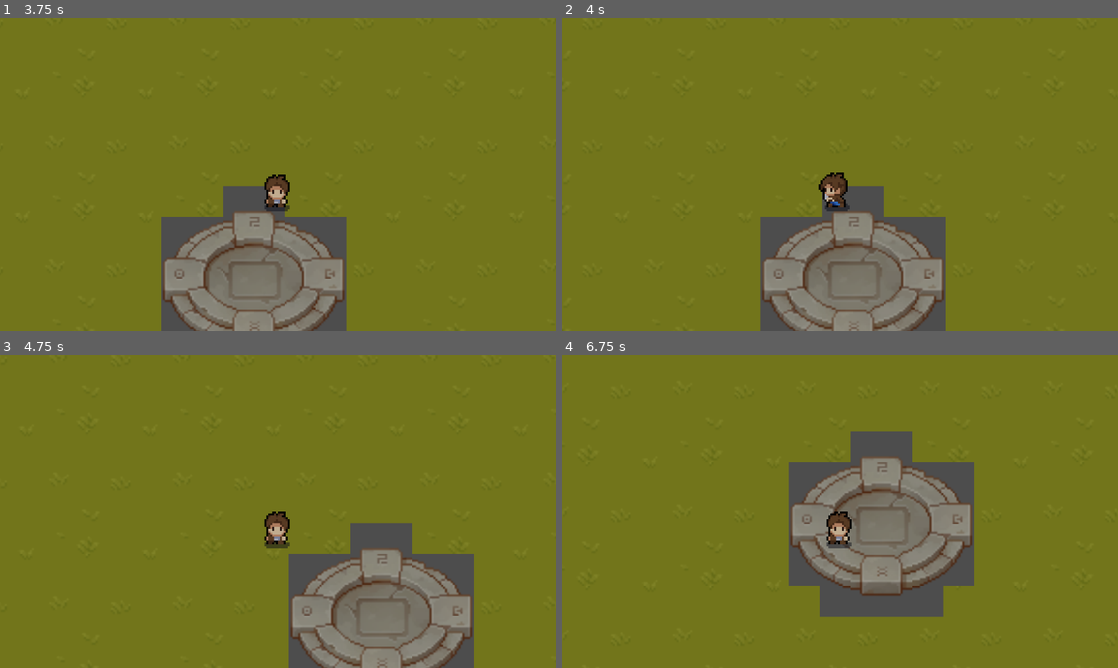
Above: before the commit, frames 1-4 (two rows, left to right).
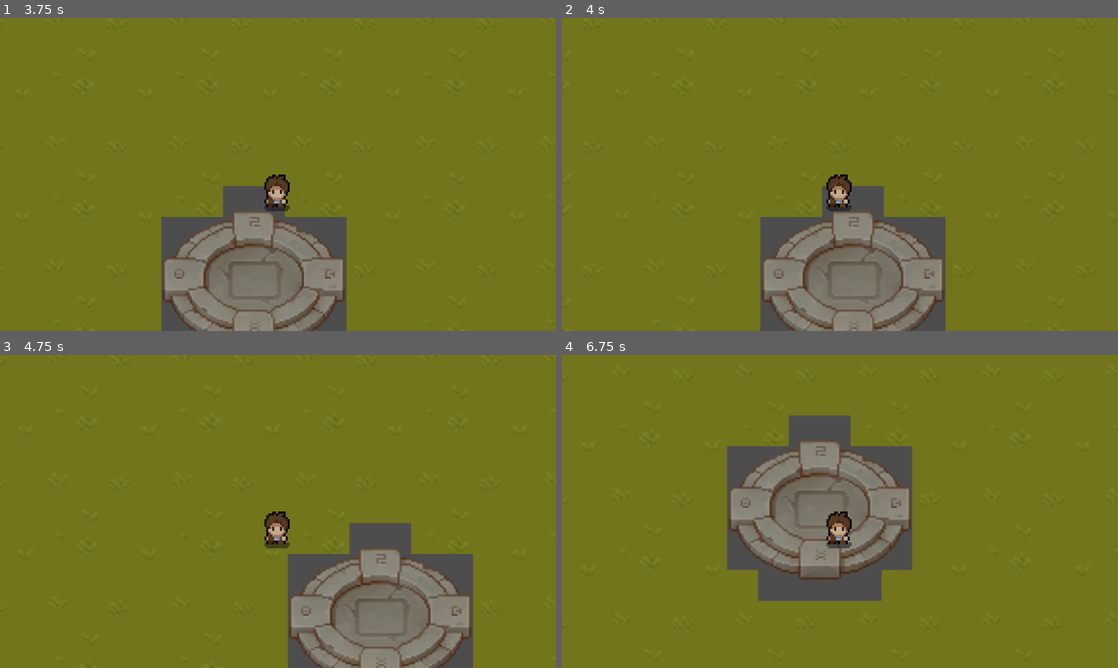
Above: after the commit, the same moments.

Repository: RyanB716/Unawoken
Game: Godot game, scene res://Game Management/GameManager.tscn
Two runs of this game, one before a commit and one after it. Both use one fixed random seed, a clock stepped at 60 frames per second and the inputs below.
Inputs (mouse positions are in pixels of both pictures, inside the frame that each line leads up to):
- Up to frame 1 (3.75 s): tap Enter at 0.5 s; move the mouse to (400, 158) at 0.52 s; hold D (Run_Right) 0.53-1.28 s; click (400, 158) at 0.6 s; move the mouse to (166, 190) at 1.27 s; hold S (Run_Down) 1.28-2.03 s; click (166, 190) at 1.35 s; move the mouse to (333, 105) at 2.02 s; hold D (Run_Right) 2.03-2.78 s; click (333, 105) at 2.1 s; move the mouse to (250, 237) at 2.77 s; hold W (Run_Up) 2.78-3.53 s; click (250, 237) at 2.85 s; move the mouse to (444, 221) at 3.52 s; hold A (Run_Left) from 3.53 s (still down); click (444, 221) at 3.6 s
- Up to frame 2 (4 s): keep holding A (Run_Left)
- Up to frame 3 (4.75 s): keep holding A (Run_Left); move the mouse to (111, 464) at 4.27 s; click (111, 464) at 4.35 s
- Up to frame 4 (6.75 s): move the mouse to (867, 511) at 5.02 s; release A (Run_Left) at 5.03 s; hold S (Run_Down) 5.03-5.78 s; click (867, 511) at 5.1 s; move the mouse to (756, 433) at 5.77 s; hold D (Run_Right) 5.78-6.53 s; click (756, 433) at 5.85 s; move the mouse to (962, 495) at 6.52 s; hold W (Run_Up) from 6.53 s (still down); click (962, 495) at 6.6 s

Frame 1 is identical in both runs. In frame 2, 0.4% of the frame differs, in the area x 46-53%, y 49-62%; in frame 3, 0.8%; in frame 4, 18%, in the area x 29-75%, y 19-84%.

Commit message:
Update Player.gd

Diff:
--- a/Player.gd
+++ b/Player.gd
@@ -69,9 +69,6 @@
 		if CurrentAttackState == AttackActionStates.NotAttacking && CurrentAttackState != AttackActionStates.Cooldown:
 			Attack()
 
-		else:
-			print("Can NOT attack!")
-
 	AnimationStateController()
 
 	pass
@@ -113,6 +110,7 @@
 			0:
 				print("Attack 2")
 				CurrentAttackIndex = AttackSlots.Attack2
+				AttackTimer.stop()
 
 			1:
 				print("Attack 3")
